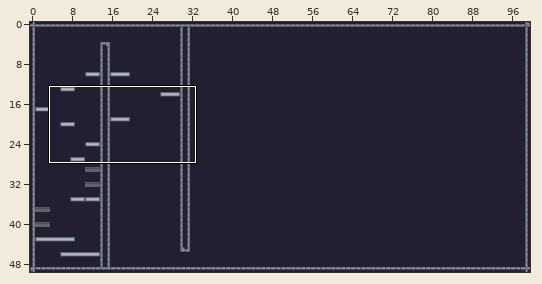
Tiled map -- assets/tiles/black-castle.tmx. Above: a wide view before the commit, with the close-up outlined.
Close-up. The starting point:
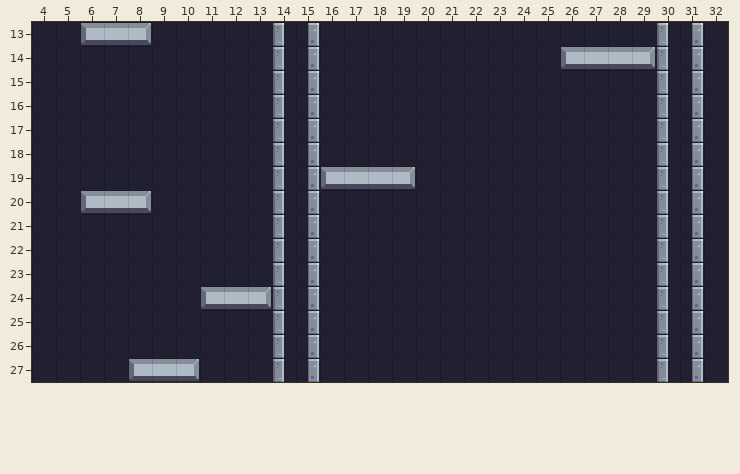
Cells are 16x16 px. Shown: x 4..32, y 13..27.
After:
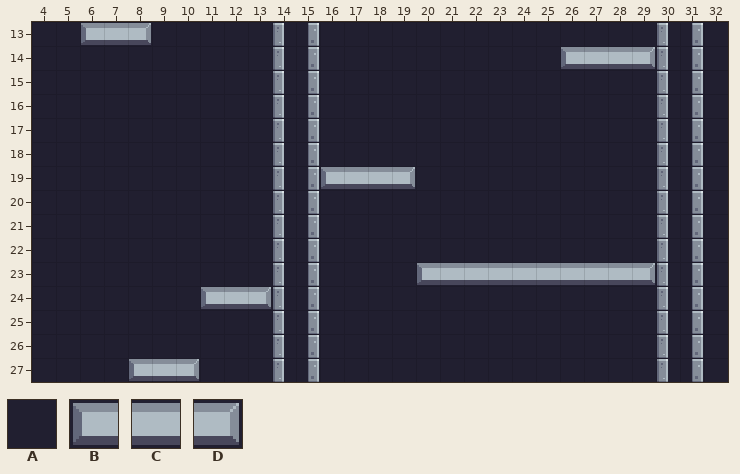
Key: from "my_terrain": A 23, B 100, C 101, D 102.
_ is an empty cell, . an unchanged one.
The exact change:
--- layer "Background"
@@ x 6..8 @@
-20 BCD
+20 AAA
@@ x 20..29 @@
-23 AAAAAAAAAA
+23 BCCCCCCCCD
